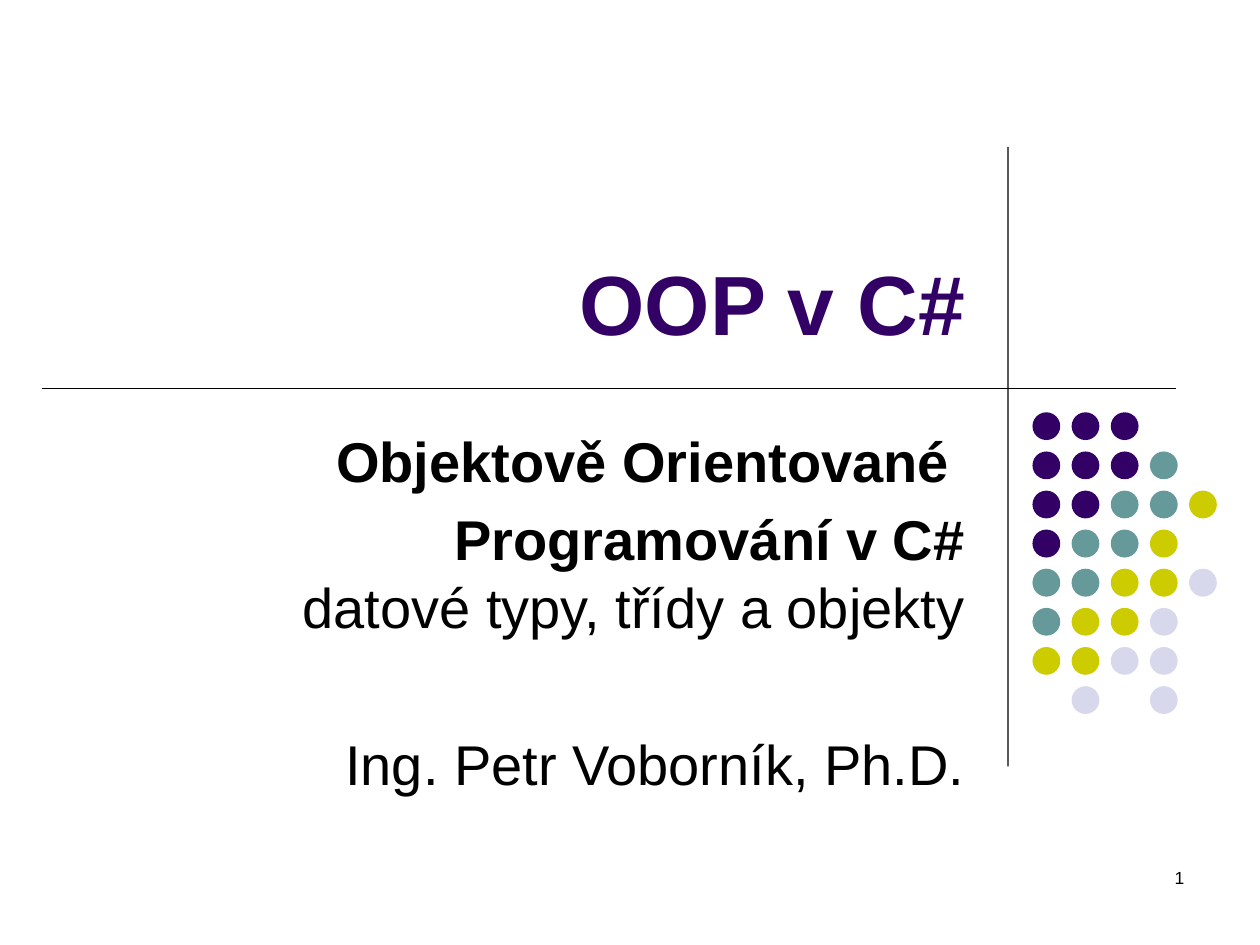
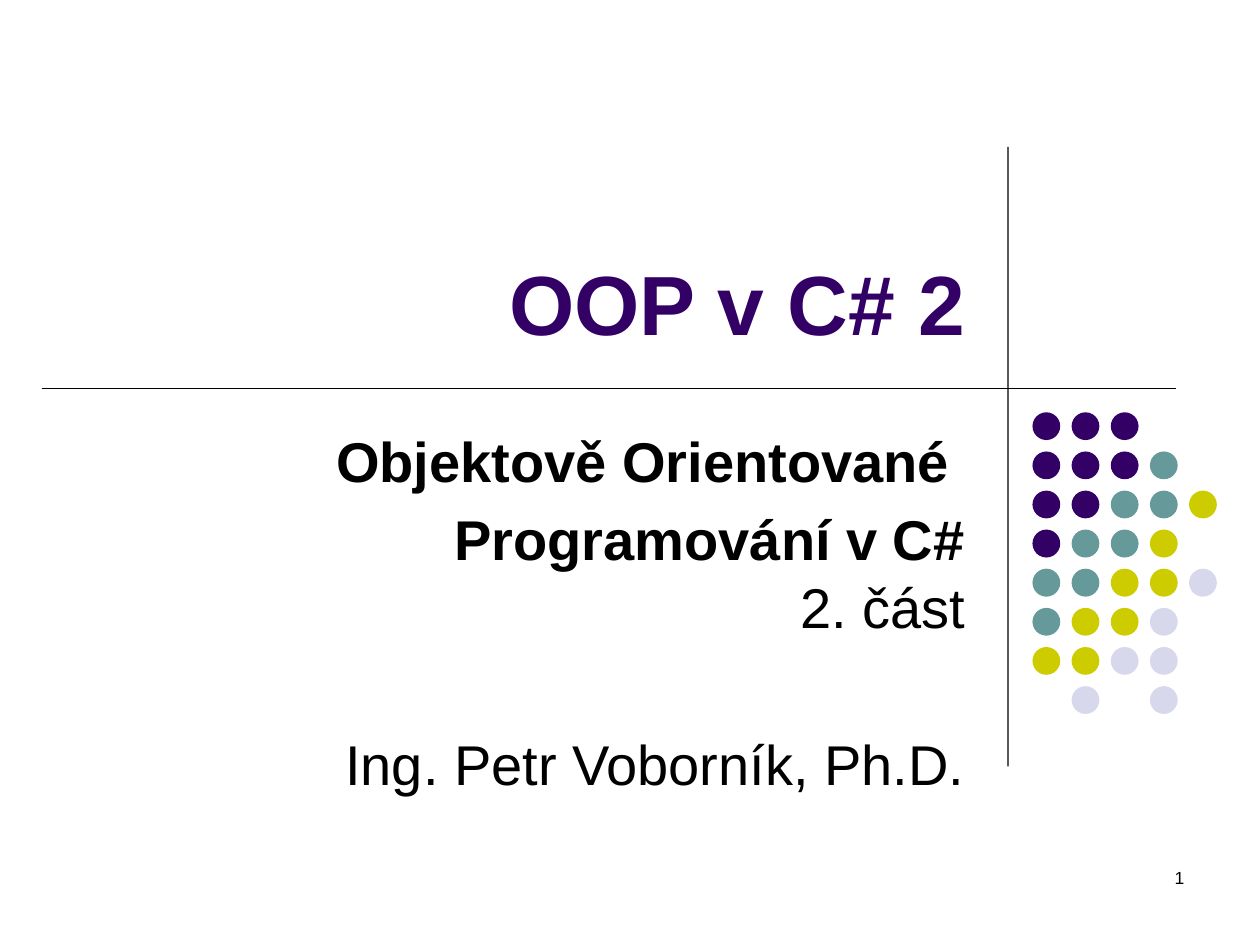
Before and after one commit to PetrVobornik/prednasky, a slide deck: slide 1 of Xamarin.Forms/01-OOP-a-NET/OOP-2-dedicnost.ppsx. Drawn at 1260x945 pixels with LibreOffice and Linux fonts; fonts in the diff are those of the drawing. Boxes give left, top, right and bottom in pixels: in the first picture for what was removed or moved away, otherwise in the second. Text is boxed around its words. In the diff, an @@ line names an element or a change of style, - is before the commit and + after.

```diff
--- a/Xamarin.Forms/01-OOP-a-NET/OOP-2-dedicnost.ppsx
+++ b/Xamarin.Forms/01-OOP-a-NET/OOP-2-dedicnost.ppsx
@@ title at box(509, 276, 965, 336): text changed @@
-OOP v C#
+OOP v C# 2
@@ subtitle at box(454, 519, 965, 629): text changed; bold on @@
-Programování v C#
-datové typy, třídy a objekty
+Programování v C#
+2. část
```
Also in this commit, not shown: 4 other slides changed, 8 slides added, 22 slides removed, 1 other file.
